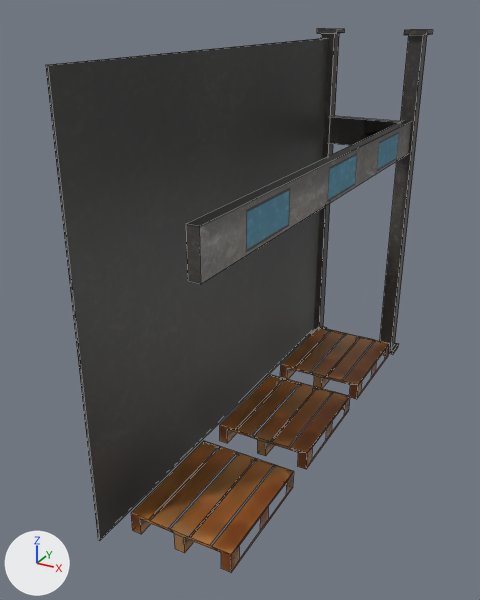
The FBX model Assets/Models/HyllyVali.fbx as it was, and as the next commit left it.
One viewpoint serves both versions: a 50 mm camera at (3.43, -5.91, 4.17) aimed at (0.52, -0.6, 1.52). Lighting does not change. The marker at lower left points along +X, +Y and +Z. Mesh edges are drawn as thin lines. Where no turn or scale is listed for an object, it has been applied to the vertices.

Before the edit, the objects in view are built like this:
```python
me_cube_004 = bpy.data.meshes.new('Cube.004')
me_cube_004.from_pydata(...)  # 156 vertices, 110 faces; spans x -0.5..0.5, y -3.61..0.6, z -0.1..0.1
me_cube_004.materials.append(mat_lava)  # picture img_lava_jpg
me_cube_005 = bpy.data.meshes.new('Cube.005')
me_cube_005.from_pydata(...)  # 76 vertices, 62 faces; spans x -1.17..0.12, y -4.72..0.13, z -2.0..2.0
me_cube_005.materials.append(mat_pillars_001)  # picture img_pillars_jpg
ob_lava = bpy.data.objects.new('Lava', me_cube_004)
ob_lava.location = (0.9, 1.25, 0.04)
ob_pillars = bpy.data.objects.new('Pillars', me_cube_005)
ob_pillars.location = (1.31, 2.06, 1.94)
```
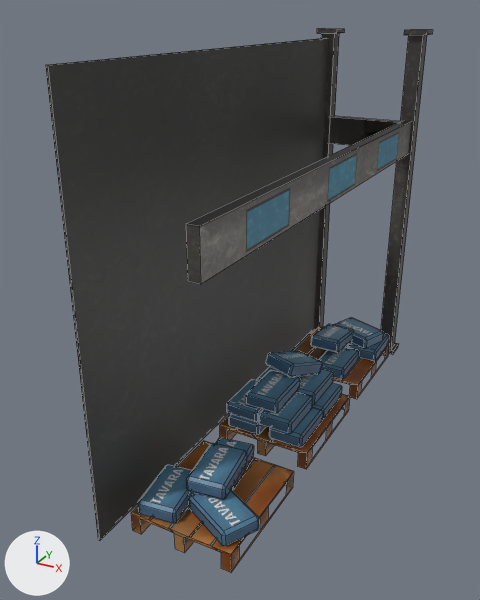
Where the newer file only moved an object's origin or applied its transform, the numbers keep the older frame.

Boxes (x1, y1, x2, y2) around the edits, measured in the pictures (480 x 600 px):
```json
{"object": "Laatikot", "change": "added", "after": [138, 318, 389, 546], "on screen": "blue"}
{"object": "Lava", "change": "unchanged, covered by the edit", "before": [131, 327, 389, 573], "after": [131, 327, 389, 573]}
```

Edits to the scene script, one JSON object a line:
```json
{"op": "add", "block": "img_laatikko_jpg", "code": ["img_laatikko_jpg = load_image('Laatikko.jpg', '../Textures/Laatikko.jpg', 1024, 1024, 'sRGB')"]}
{"op": "add", "block": "mat_laatikko", "code": ["mat_laatikko = principled_material('Laatikko')", "mat_laatikko.texture = img_laatikko_jpg"]}
{"op": "add", "block": "me_cube_001", "code": ["me_cube_001 = bpy.data.meshes.new('Cube.001')", "me_cube_001.from_pydata(...)  # 456 vertices, 494 faces; spans x -0.64..0.45, y -3.29..0.91, z 0.0..0.61", "me_cube_001.materials.append(mat_laatikko)  # picture img_laatikko_jpg"]}
{"op": "add", "block": "ob_laatikot", "code": ["ob_laatikot = bpy.data.objects.new('Laatikot', me_cube_001)", "ob_laatikot.location = (1.03, 0.94, 0.13)"]}
```
